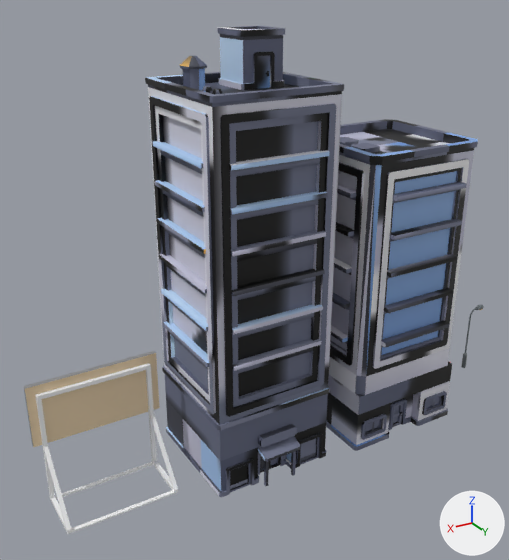
The Blender file drafts/environments/biome-props/City.blend, before and after one commit.
Both versions are drawn from a 50 mm lens placed at (125.6, 103.1, 87.9), pointed at (62.0, -2.9, 34.9). Every picture has the same lights, and +X, +Y and +Z are marked at lower right. The picture after the commit comes second.

Names of what the first picture shows: 'City_Billboard', 'City_Tower', 'City_TowerPink' and 1 more.
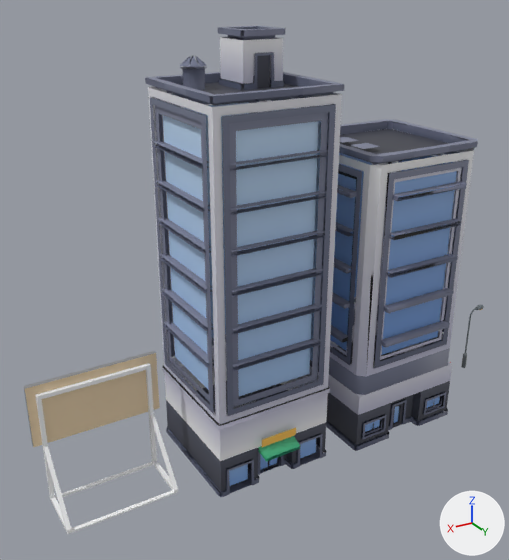
Location of each change, (x1, y1, x2, y2) in pixels of the pictures (509 x 560 px; the box of a moved part takes in the faces that stretch with it):
'City_Tower', reshaped
    before: (326, 119, 478, 451)
    after: (310, 119, 478, 451)
part 1 of me_city_tower, rebuilt
    before: (351, 143, 380, 149)
    after: (352, 143, 380, 149)
part 2 of me_city_tower, rebuilt
    both: (340, 137, 358, 143)
part 3 of me_city_tower, moved or reshaped
    before: (326, 119, 478, 447)
    after: (329, 119, 478, 451)
part 4 of me_city_tower, surface changed
    both: (326, 120, 475, 451)
part 5 of me_city_towerpink, rebuilt
    before: (162, 367, 330, 430)
    after: (162, 349, 330, 430)
part 6 of me_city_towerpink, rebuilt (not visible afterwards)
    before: (260, 454, 280, 473)
part 7 of me_city_towerpink, rebuilt
    before: (261, 427, 297, 447)
    after: (262, 428, 296, 447)
part 8 of me_city_towerpink, deleted
    before: (151, 37, 334, 497)
part 9 of me_city_towerpink, moved or reshaped
    before: (145, 26, 344, 497)
    after: (145, 26, 342, 497)
part 10 of me_city_towerpink, surface changed
    both: (158, 26, 330, 492)

The edits, one by one:
me_city_tower is used by ob_city_tower; location (34.9, 0.0, 0.0).
me_city_tower had 2118 vertices, 1292 faces and spanned x -14.2..14.2, y -14.2..14.2, z 0.0..60.0.
me_city_tower now has 1466 vertices, 600 faces, 235 loose edges and spans x -14.2..14.2, y -14.2..14.2, z 0.0..60.0.
me_city_tower part 1: the loose piece of 8 vertices spanning x 4.2..8.3, y 0.0..4.2, z 59.2 is rebuilt with 4 vertices and now spans x 4.3..8.2, y 0.1..4.0, z 59.2.
me_city_tower part 2: the loose piece of 8 vertices spanning x 4.2..8.3, y -6.2..-2.1, z 59.2 is rebuilt with 4 vertices and now spans x 4.3..8.2, y -6.1..-2.2, z 59.2.
me_city_tower part 3: 14 vertices moved from x -12.9..12.9, y 10.4..12.5, z 0.0..6.3 to x -12.8..12.8, y 10.4..12.8, z 0.0..6.1; 528 vertices removed from x -14.2..14.2, y -14.2..14.2, z 0.0..60.0; 524 vertices added at x -14.2..14.2, y -14.2..14.2, z 0.0..60.0.
me_city_tower part 4: 265 kept faces spanning x -14.2..14.2, y -14.2..14.2, z 0.0..60.0 get new texture (UV) coordinates.
Other edits to the shape of me_city_tower do not show in these pictures.
me_city_towerpink is used by ob_city_towerpink; location (65.6, 0.0, 0.0).
me_city_towerpink had 2862 vertices, 1704 faces and spanned x -12.5..12.5, y -13.6..13.6, z 0.0..80.0.
me_city_towerpink now has 1798 vertices, 600 faces, 420 loose edges and spans x -12.5..12.5, y -13.6..13.6, z 0.0..80.0.
me_city_towerpink part 5: the loose piece of 16 vertices spanning x -12.2..12.2, y -13.2..11.1, z 14.7..15.7 is rebuilt with 8 vertices and now spans x -12.1..12.1, y -13.1..11.0, z 14.7..15.7.
me_city_towerpink part 6: the loose piece of 12 vertices spanning x -2.4..2.4, y 8.7, z 0.0..5.3 is rebuilt with 6 vertices and now spans x -2.2..2.2, y 8.7, z 0.0..5.1.
me_city_towerpink part 7: the loose piece of 8 vertices spanning x -3.9..3.9, y 11.9, z 8.4..10.4 is rebuilt with 4 vertices and now spans x -3.8..3.8, y 11.9, z 8.6..10.3.
me_city_towerpink part 8: 298 loose pieces with 1302 vertices, spanning x -12.5..12.5, y -13.6..13.6, z 0.0..80.0, are deleted.
me_city_towerpink part 9: 12 vertices moved from x -12.2..12.2, y 3.6..13.2, z 0.0..72.4 to x -12.0..12.0, y 3.6..13.5, z 0.0..72.4; 631 vertices removed from x -12.5..12.5, y -13.6..13.2, z 0.0..80.0; 892 vertices added at x -12.5..12.5, y -13.6..13.6, z 0.0..80.0.
me_city_towerpink part 10: 178 kept faces spanning x -12.2..12.2, y -13.2..11.1, z 0.0..80.0 get new texture (UV) coordinates.
Other edits to the shape of me_city_towerpink do not show in these pictures.
